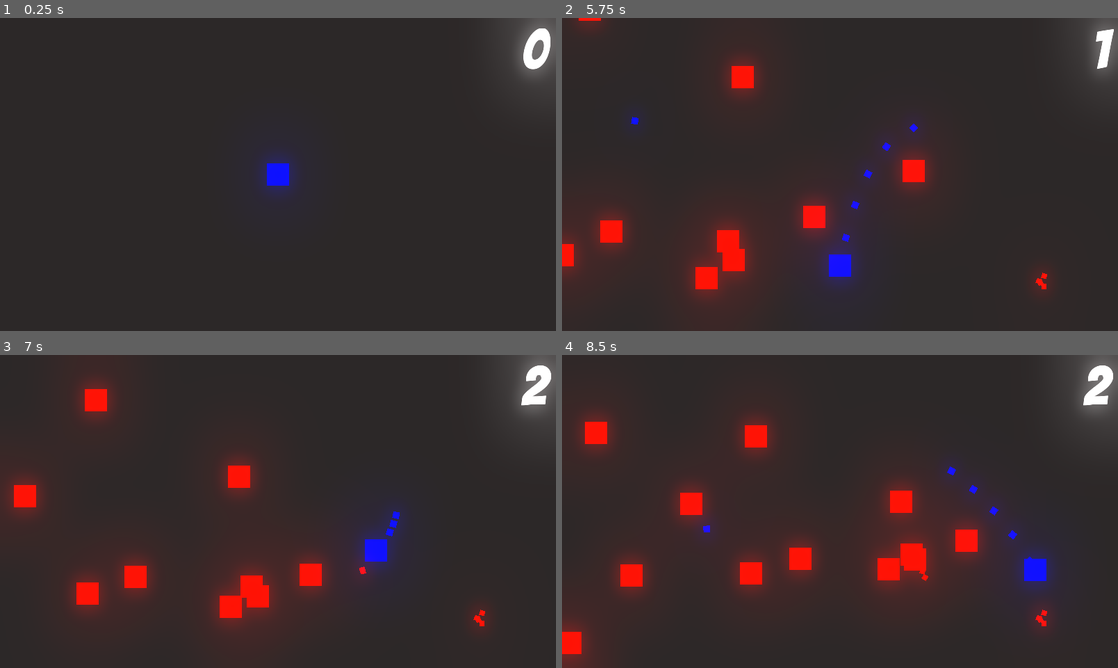
Above: before the commit, frames 1-4 (two rows, left to right).
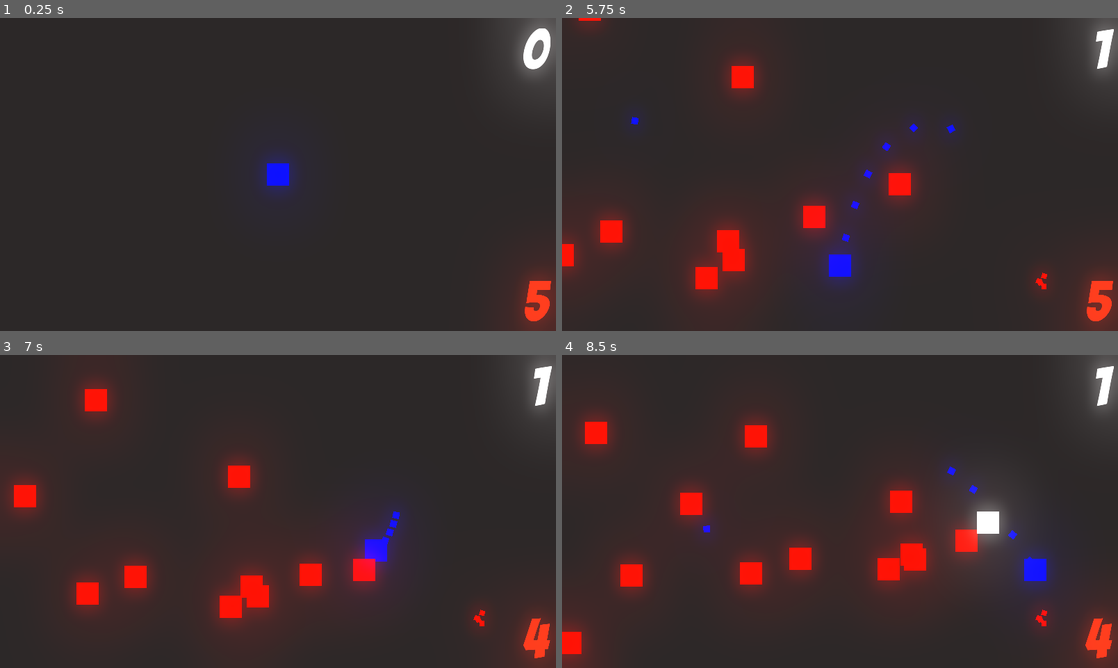
Above: after the commit, the same moments.

Repository: Daniel5772/Programmieren_Note
Game: Godot game, scene res://Level/Level 1.tscn
Same seed, same stepped clock (60 frames per second), same inputs: the game is played once before the commit and once after it.
Inputs (mouse positions are in pixels of both pictures, inside the frame that each line leads up to):
- Up to frame 1 (0.25 s): no input
- Up to frame 2 (5.75 s): tap Enter at 0.5 s; move the mouse to (962, 158) at 0.52 s; press the mouse at (962, 158) at 0.53 s; hold D (move_right) 0.53-1.28 s; move the mouse to (728, 190) at 1.27 s; release the mouse at (728, 190) at 1.28 s; hold S (move_down) 1.28-2.03 s; click (728, 190) at 1.35 s; move the mouse to (895, 105) at 2.02 s; press the mouse at (895, 105) at 2.03 s; hold D (move_right) 2.03-2.78 s; move the mouse to (812, 237) at 2.77 s; release the mouse at (812, 237) at 2.78 s; hold W (move_up) 2.78-3.53 s; click (812, 237) at 2.85 s; move the mouse to (1006, 221) at 3.52 s; press the mouse at (1006, 221) at 3.53 s; hold A (move_left) 3.53-5.03 s; move the mouse to (673, 127) at 4.27 s; release the mouse at (673, 127) at 4.28 s; click (673, 127) at 4.35 s; move the mouse to (867, 174) at 5.02 s; press the mouse at (867, 174) at 5.03 s; hold S (move_down) from 5.03 s (still down)
- Up to frame 3 (7 s): move the mouse to (194, 433) at 5.77 s; release S (move_down) at 5.78 s; release the mouse at (194, 433) at 5.78 s; hold D (move_right) 5.78-6.53 s; click (194, 433) at 5.85 s; move the mouse to (400, 495) at 6.52 s; press the mouse at (400, 495) at 6.53 s; hold W (move_up) from 6.53 s (still down)
- Up to frame 4 (8.5 s): move the mouse to (728, 527) at 7.27 s; release W (move_up) at 7.28 s; release the mouse at (728, 527) at 7.28 s; hold D (move_right) 7.28-8.03 s; click (728, 527) at 7.35 s; move the mouse to (895, 442) at 8.02 s; press the mouse at (895, 442) at 8.03 s; hold S (move_down) from 8.03 s (still down)

The runs differ from the first frame. In frame 1, 1.4% of the frame differs, in the area x 92-100%, y 79-100%; in frame 2, 2.2%; in frame 3, 2.5%; in frame 4, 2.7%, in the area x 64-100%, y 3-100%.

Commit message:
player hp & Linkshänder tauglich gemacht

Diff:
--- a/Global.gd
+++ b/Global.gd
@@ -1,8 +1,12 @@
 extends Node
 
 var node_creation_parent = null
+
 var player = null
+
 var score = 0
+
+var player_hp = 5
 
 func instance_node(node, location, parents):
 
--- a/Level/Level 1.tscn
+++ b/Level/Level 1.tscn
@@ -1,9 +1,10 @@
-[gd_scene load_steps=7 format=2]
+[gd_scene load_steps=9 format=2]
 
 [ext_resource path="res://PLayer/Player_f.tscn" type="PackedScene" id=1]
 [ext_resource path="res://Level/Level 1.gd" type="Script" id=2]
 [ext_resource path="res://GFX/Font.ttf" type="DynamicFontData" id=3]
 [ext_resource path="res://Level/Score.gd" type="Script" id=4]
+[ext_resource path="res://Level/hp.gd" type="Script" id=5]
 
 [sub_resource type="Environment" id=1]
 background_mode = 4
@@ -15,6 +16,10 @@
 [sub_resource type="DynamicFont" id=2]
 size = 128
 use_filter = true
+font_data = ExtResource( 3 )
+
+[sub_resource type="DynamicFont" id=3]
+size = 128
 font_data = ExtResource( 3 )
 
 [node name="Level 1" type="Node2D"]
@@ -53,4 +58,21 @@
 __meta__ = {
 "_edit_use_anchors_": false
 }
+
+[node name="hp" type="Label" parent="UI/Control"]
+modulate = Color( 0.933333, 0.188235, 0.0862745, 1 )
+show_behind_parent = true
+margin_left = -10.0
+margin_top = 290.0
+margin_right = 1270.0
+margin_bottom = 435.0
+rect_scale = Vector2( 0.5, 0.5 )
+custom_fonts/font = SubResource( 3 )
+text = "5"
+align = 2
+valign = 1
+script = ExtResource( 5 )
+__meta__ = {
+"_edit_use_anchors_": false
+}
 [connection signal="timeout" from="Enemy_spawn_timer" to="." method="_on_Enemy_spawn_timer_timeout"]
--- /dev/null
+++ b/Level/hp.gd
@@ -0,0 +1,5 @@
+extends Label
+
+func _process(delta):
+
+	text = String(Global.player_hp)
--- a/PLayer/Player_f.gd
+++ b/PLayer/Player_f.gd
@@ -13,7 +13,6 @@
 
 var is_dead = false
 
-var player_hp = 5
 
 
 func _ready():
@@ -43,8 +42,8 @@
 
 func _on_Hitbox_area_entered(area):
 	if area.is_in_group("Enemy"):
-		player_hp -= 1
-		print(player_hp)
-		if player_hp <= 0:
+		Global.player_hp -= 1
+		print(Global.player_hp)
+		if Global.player_hp <= 0:
 			print("tod")
 			queue_free()
--- a/PLayer/enemy.gd
+++ b/PLayer/enemy.gd
@@ -32,7 +32,7 @@
 			var kill_particle_instance = Global.instance_node(kill_particle, global_position, Global.node_creation_parent)
 			kill_particle_instance.rotation = velocity.angle()
 
-		print(Global.score)
+
 		queue_free()
 
 	global_position += velocity * speed * delta
--- a/PLayer/enemy.tscn
+++ b/PLayer/enemy.tscn
@@ -4,7 +4,7 @@
 [ext_resource path="res://PLayer/enemy.gd" type="Script" id=2]
 
 [sub_resource type="RectangleShape2D" id=1]
-extents = Vector2( 127.971, 128.16 )
+extents = Vector2( 119.824, 119.469 )
 
 [node name="enemy" type="KinematicBody2D"]
 modulate = Color( 1, 0.0470588, 0, 1 )
@@ -19,7 +19,6 @@
 ]]
 
 [node name="CollisionShape2D" type="CollisionShape2D" parent="Sprite/Hitbox"]
-visible = false
 shape = SubResource( 1 )
 
 [node name="Stun_timer" type="Timer" parent="."]
--- a/project.godot
+++ b/project.godot
@@ -37,21 +37,25 @@
 move_right={
 "deadzone": 0.5,
 "events": [ Object(InputEventKey,"resource_local_to_scene":false,"resource_name":"","device":0,"alt":false,"shift":false,"control":false,"meta":false,"command":false,"pressed":false,"scancode":68,"unicode":0,"echo":false,"script":null)
+, Object(InputEventKey,"resource_local_to_scene":false,"resource_name":"","device":0,"alt":false,"shift":false,"control":false,"meta":false,"command":false,"pressed":false,"scancode":76,"unicode":0,"echo":false,"script":null)
  ]
 }
 move_left={
 "deadzone": 0.5,
 "events": [ Object(InputEventKey,"resource_local_to_scene":false,"resource_name":"","device":0,"alt":false,"shift":false,"control":false,"meta":false,"command":false,"pressed":false,"scancode":65,"unicode":0,"echo":false,"script":null)
+, Object(InputEventKey,"resource_local_to_scene":false,"resource_name":"","device":0,"alt":false,"shift":false,"control":false,"meta":false,"command":false,"pressed":false,"scancode":74,"unicode":0,"echo":false,"script":null)
  ]
 }
 move_up={
 "deadzone": 0.5,
 "events": [ Object(InputEventKey,"resource_local_to_scene":false,"resource_name":"","device":0,"alt":false,"shift":false,"control":false,"meta":false,"command":false,"pressed":false,"scancode":87,"unicode":0,"echo":false,"script":null)
+, Object(InputEventKey,"resource_local_to_scene":false,"resource_name":"","device":0,"alt":false,"shift":false,"control":false,"meta":false,"command":false,"pressed":false,"scancode":73,"unicode":0,"echo":false,"script":null)
  ]
 }
 move_down={
 "deadzone": 0.5,
 "events": [ Object(InputEventKey,"resource_local_to_scene":false,"resource_name":"","device":0,"alt":false,"shift":false,"control":false,"meta":false,"command":false,"pressed":false,"scancode":83,"unicode":0,"echo":false,"script":null)
+, Object(InputEventKey,"resource_local_to_scene":false,"resource_name":"","device":0,"alt":false,"shift":false,"control":false,"meta":false,"command":false,"pressed":false,"scancode":75,"unicode":0,"echo":false,"script":null)
  ]
 }
 click={
